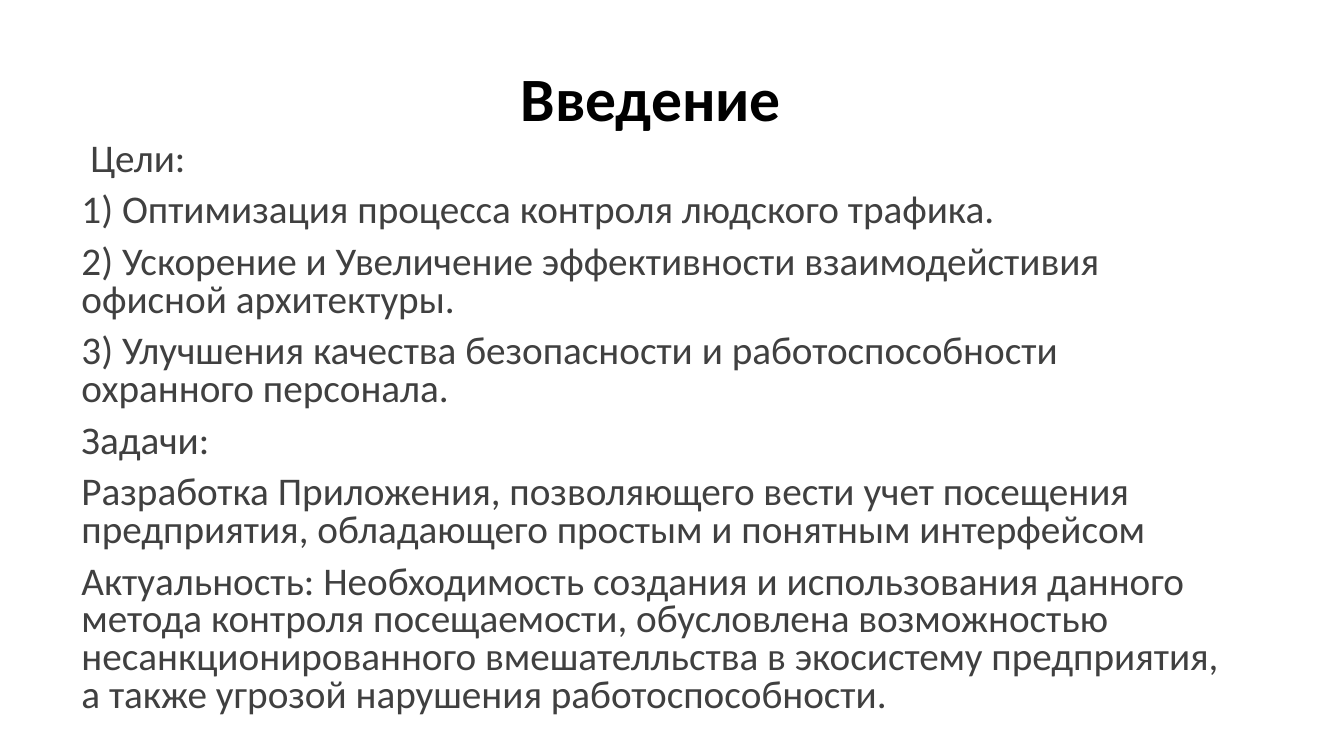
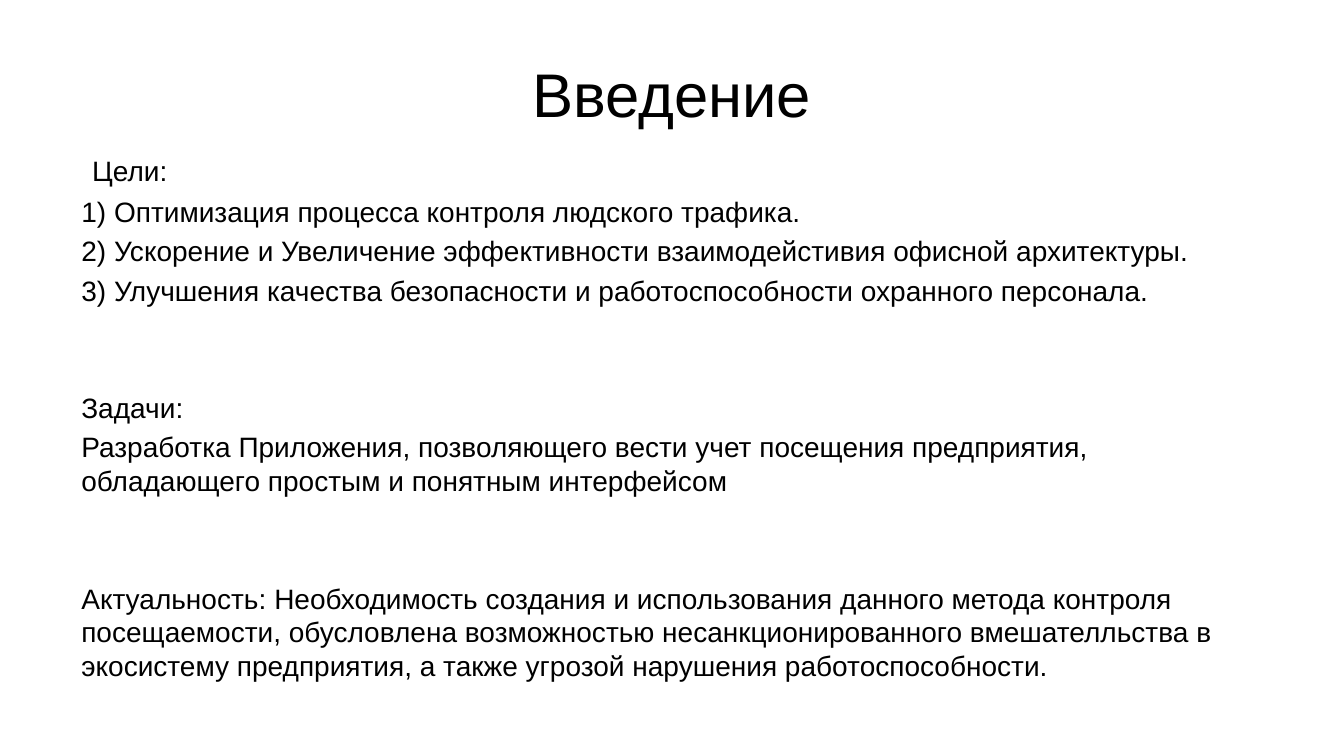
Before and after one commit to Asphie/Asphie, a slide deck: slide 2 of Проектная работа ЯП.pptx. Drawn at 1344x756 pixels with LibreOffice and Linux fonts; fonts in the diff are those of the drawing. Boxes give left, top, right and bottom in pixels: in the first picture for what was removed or moved away, otherwise in the second. Text is boxed around its words. In the diff, an @@ line names an element or a change of style, - is before the commit and + after.

```diff
--- a/Проектная работа ЯП.pptx
+++ b/Проектная работа ЯП.pptx
@@ title "Введение" at [532, 74, 811, 129]: font Calibri to Arial, bold off; line spacing 0.9 to 1 @@
@@ text "Цели:" at [81, 161, 1211, 681]: size 28 to 20 pt, font Calibri to Arial, text colour #404040 to #000000; line spacing 0.8 to 1; less space between paragraphs @@
```
Also in this commit, not shown: 10 other slides changed, 1 slide added.
